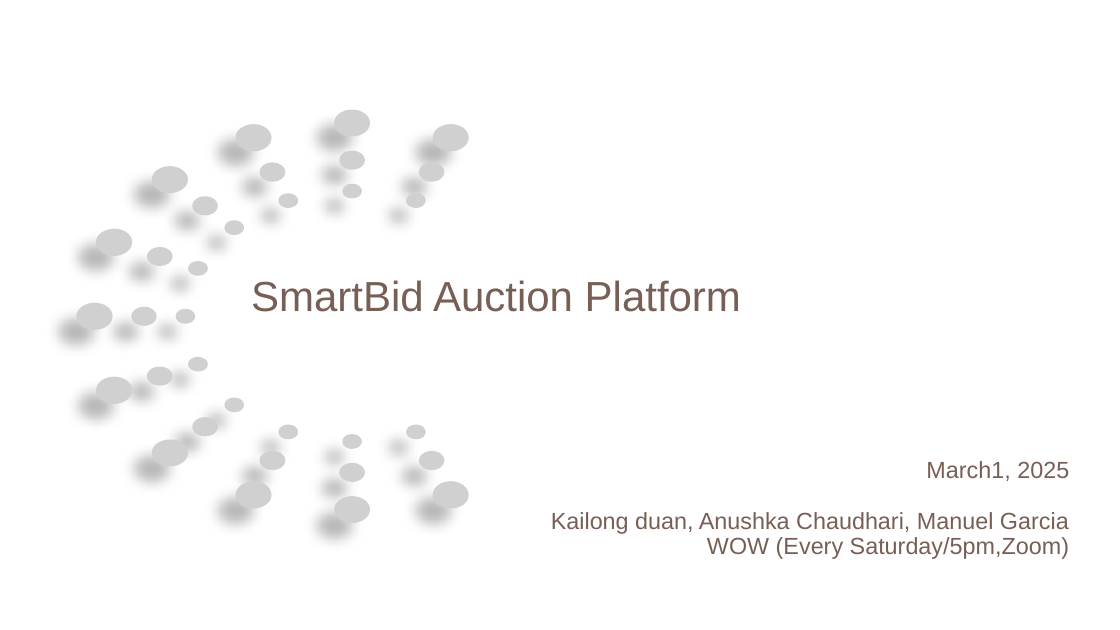
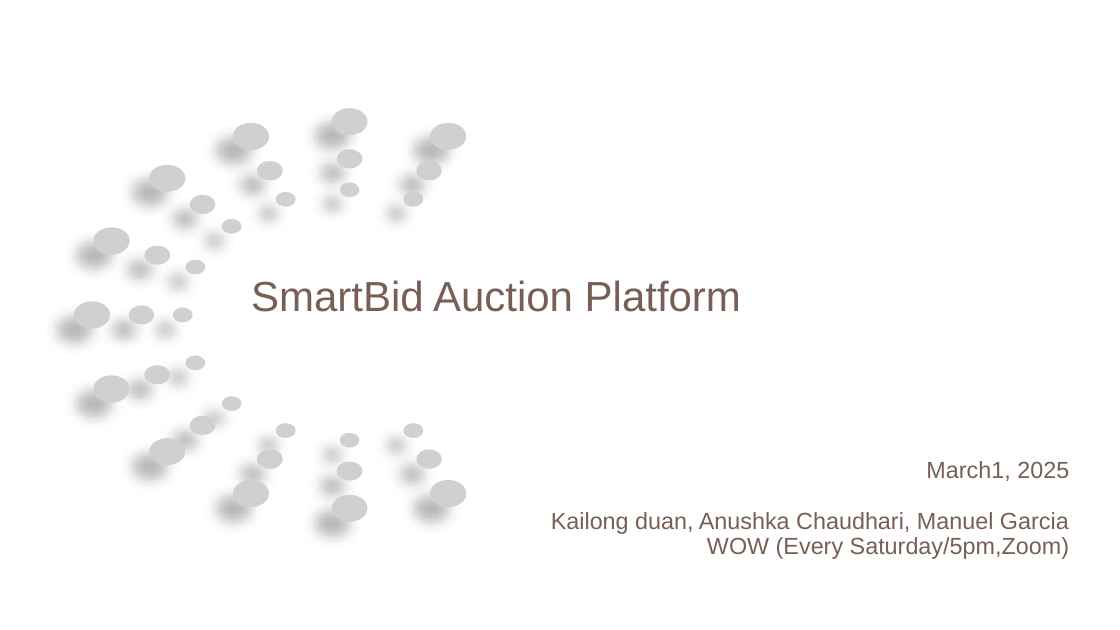
Before and after one commit to dkl520/cs7315_project, a slide deck: slide 1 of 2/proj assign 2 slides (2).pptx. Drawn at 1120x630 pixels with LibreOffice and Linux fonts; fonts in the diff are those of the drawing; grey boxes stand for pictures. Boxes give left, top, right and bottom in pixels: in the first picture for what was removed or moved away, otherwise in the second. Text is boxed around its words. In the diff, an @@ line names an element or a change of style, - is before the commit and + after.

```diff
--- a/2/proj assign 2 slides (2).pptx
+++ b/2/proj assign 2 slides (2).pptx
@@ picture at (x1=74, y1=108, x2=469, y2=522): outline redrawn @@
```
Also in this commit, not shown: 1 other file.
